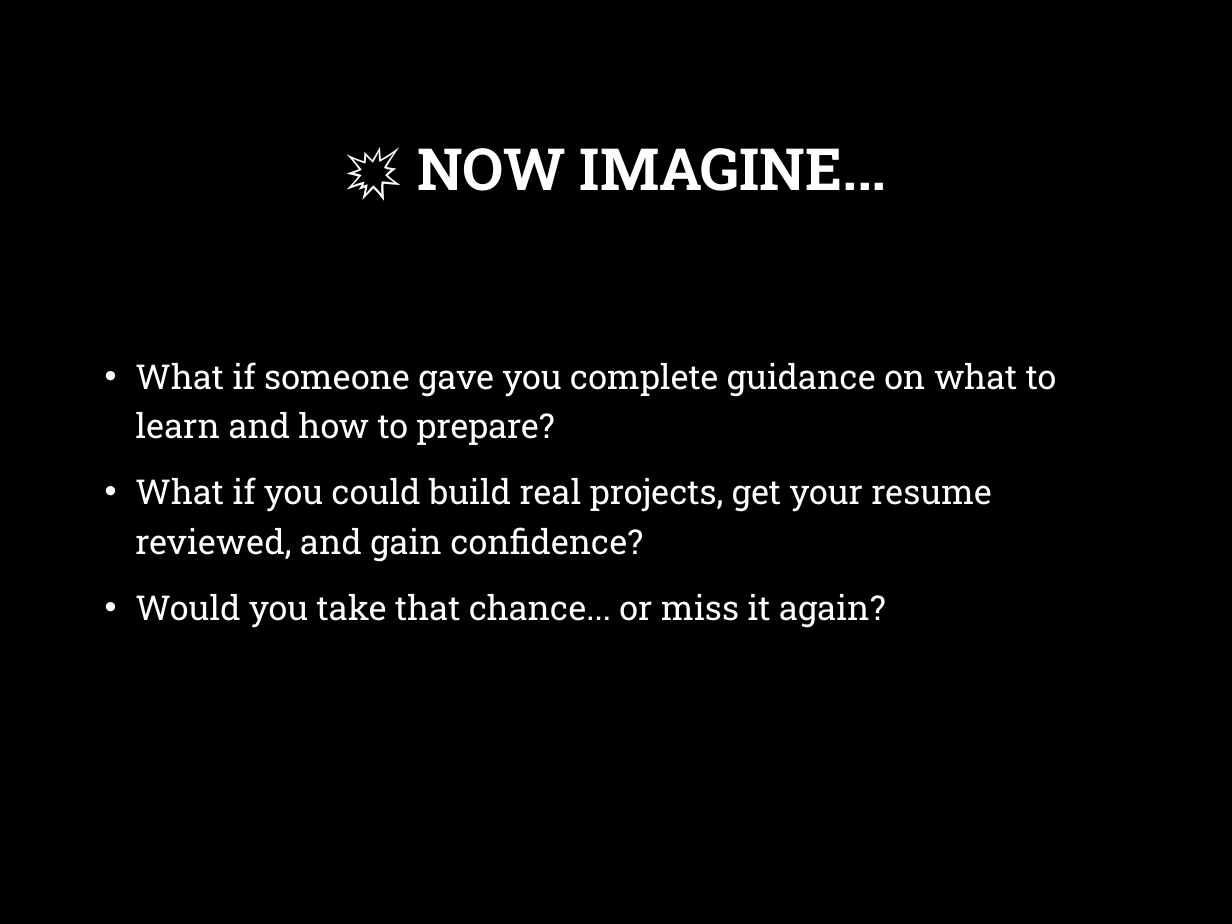
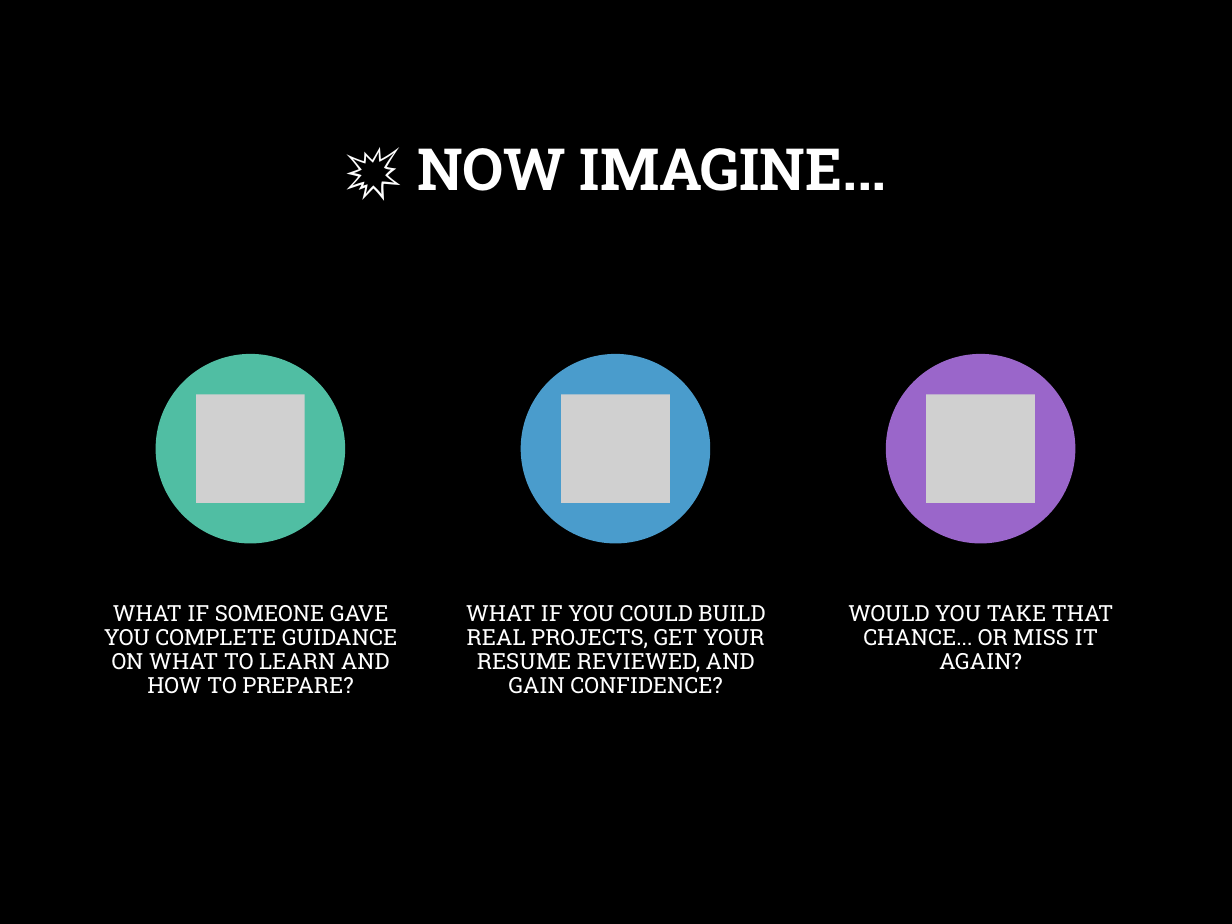
Before and after one commit to R-Venkat-Kalyan/Career-Launchpad, a slide deck: slide 5 of Updated_Summer_Placement_Training_Presentation.pptx (slide 4 before the commit). Drawn at 1232x924 pixels with LibreOffice and Linux fonts; fonts in the diff are those of the drawing; grey boxes stand for pictures; background and template pictures are left out. Boxes give left, top, right and bottom in pixels: in the first picture for what was removed or moved away, otherwise in the second. Text is boxed around its words. In the diff, an @@ line names an element or a change of style, - is before the commit and + after.

Commit message:
final ppt

```diff
--- a/Updated_Summer_Placement_Training_Presentation.pptx
+++ b/Updated_Summer_Placement_Training_Presentation.pptx
@@ text removed at [135, 362, 1057, 628] @@
-• What if someone gave you complete guidance on what to learn and how to prepare?
-• What if you could build real projects, get your resume reviewed, and gain confidence?
-• Would you take that chance... or miss it again?
@@ group added at [104, 354, 1114, 694]: 3 ellipses, 3 pictures, 3 texts @@
+WHAT IF SOMEONE GAVE YOU COMPLETE GUIDANCE ON WHAT TO LEARN AND HOW TO PREPARE?
+WHAT IF YOU COULD BUILD REAL PROJECTS, GET YOUR RESUME REVIEWED, AND GAIN CONFIDENCE?
+WOULD YOU TAKE THAT CHANCE... OR MISS IT AGAIN?
```
Also in this commit, not shown: 4 other slides changed.
